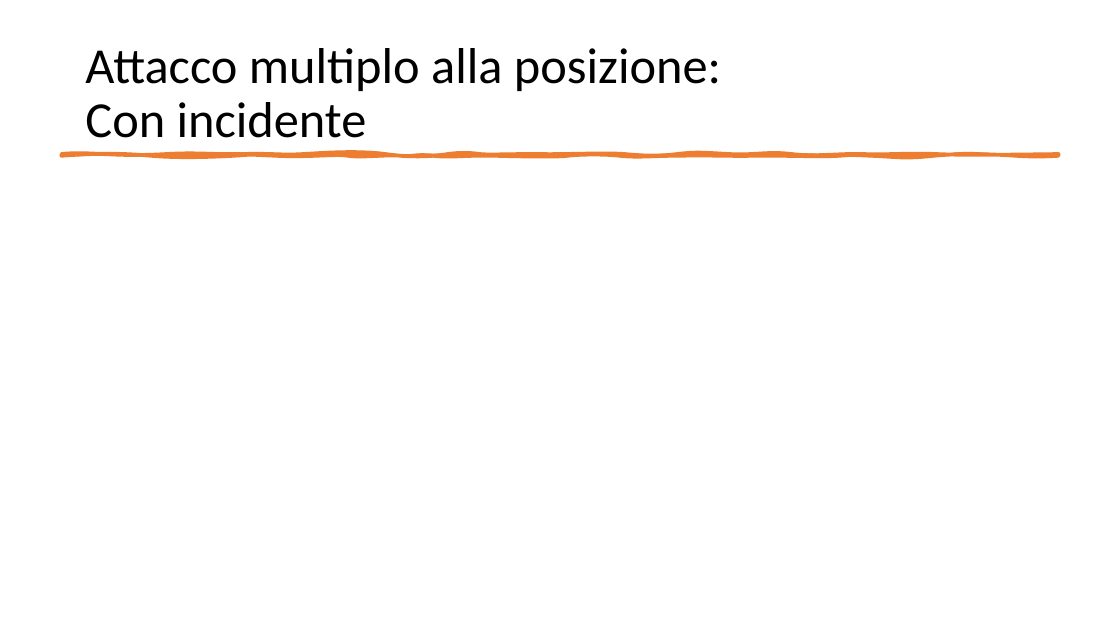
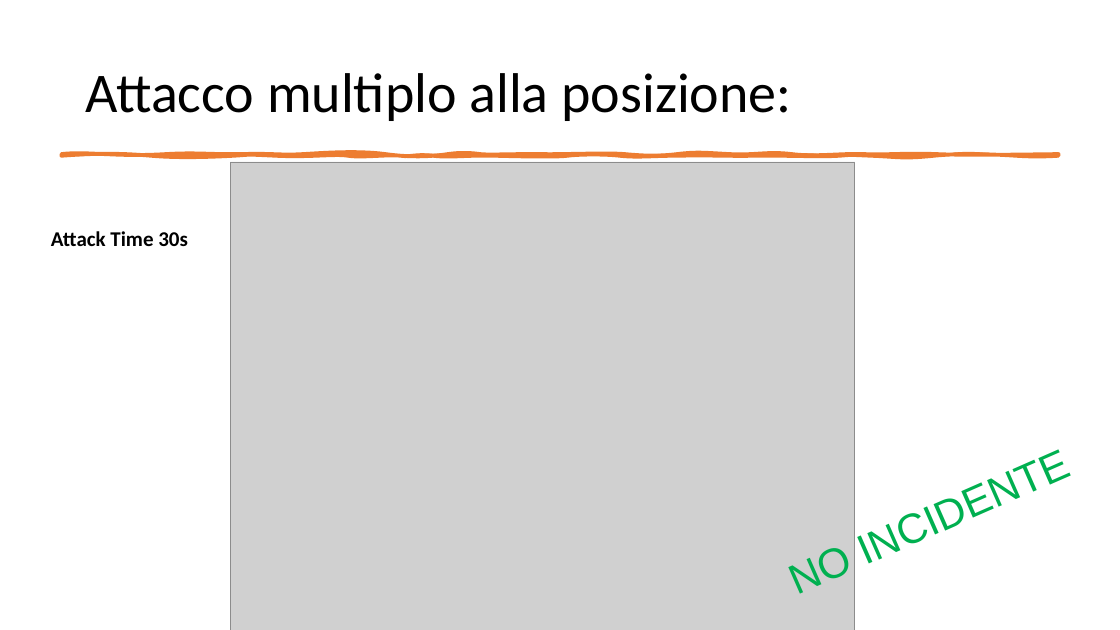
Before and after one commit to gerti98/FormalMethodsProject, a slide deck: slide 30 of Leading Car – Following Car.pptx. Drawn at 1120x630 pixels with LibreOffice and Linux fonts; fonts in the diff are those of the drawing; grey boxes stand for pictures. Boxes give left, top, right and bottom in pixels: in the first picture for what was removed or moved away, otherwise in the second. Text is boxed around its words. In the diff, an @@ line names an element or a change of style, - is before the commit and + after.

Commit message:
Updated presentation

```diff
--- a/Leading Car – Following Car.pptx
+++ b/Leading Car – Following Car.pptx
@@ title at (85, 73, 791, 121): text changed; size 43.2 to 48 pt @@
-Attacco multiplo alla posizione:
-Con incidente
+Attacco multiplo alla posizione:
@@ picture added at (230, 162, 854, 630) @@
@@ text added at (51, 231, 188, 246), 18 pt, text #000000, bold @@
+Attack Time 30s
@@ text added at (797, 551, 855, 604), 36 pt, text #00B050 @@
+NO INCIDENTE
```
Also in this commit, not shown: 4 other slides changed, 3 slides added, 2 slides removed, 6 other files.
